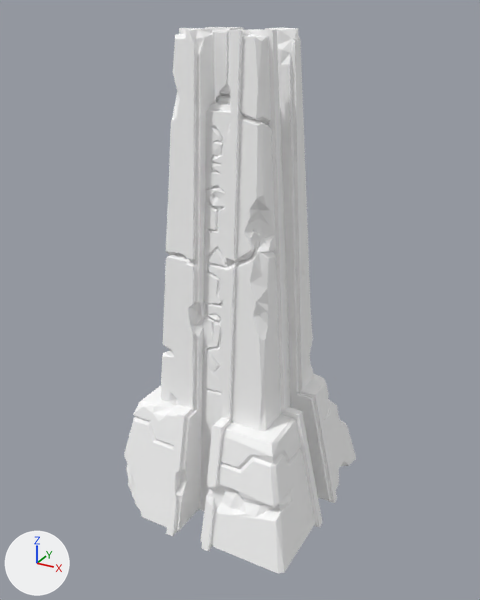
The glTF model public/siege/scifi/jungle_SM_Env_Monolith_01.gltf as it was, and as the next commit left it.
Camera for both pictures: a 50 mm camera at (5.16, -9.35, 8.6) aimed at (0.06, -0.07, 3.96). Arrows for +X, +Y and +Z are at lower left; the lights stay in place. The older version comes first. Where no turn or scale is listed for an object, it has been applied to the vertices.

Names of what the first picture shows: 'SM_Env_Monolith_01'.
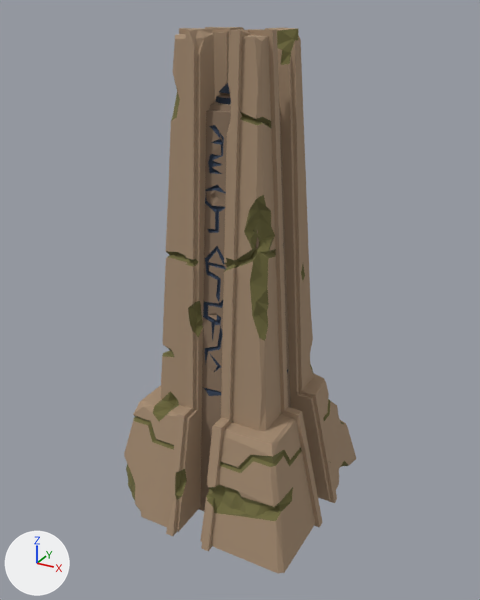
What the commit changed:
Picture 'PolygonNatureBiomes_Tropical_Texture_01' (img_polygonnaturebiomes_tropical_texture_01) is new.
In material 'Nature12' (mat_nature12), base_color is no longer (1.0, 1.0, 1.0), white #ffffff.
In material 'Nature12' (mat_nature12), texture is now set to img_polygonnaturebiomes_tropical_texture_01.

Location of each change, [x1, y1, x2, y2] in pixels of the pictures (480 x 600 px):
'SM_Env_Monolith_01', surface changed (white to brown)
    both: [124, 27, 356, 573]
